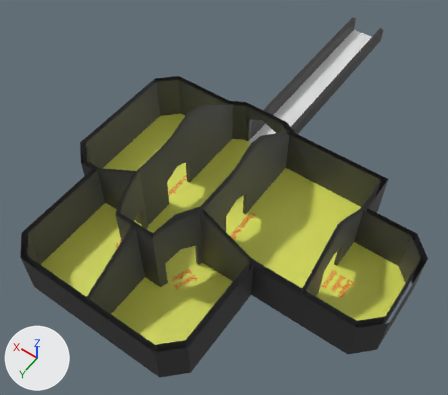
The Blender file Assets/Models/ShaderCastle/Buffer.blend, before and after one commit.
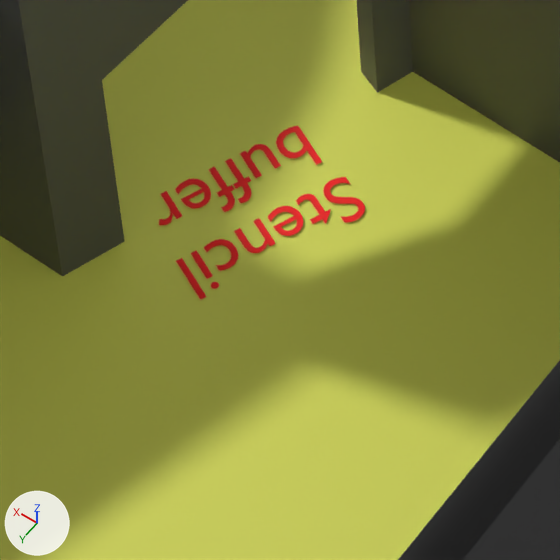
The first picture shows the older version from a camera (50 mm lens) standing at (-14.0, 23.2, 29.8) and looking at (-0.7, 4.7, 0.7). The close-ups show the older and then the newer version on the part from 34% to 49% of the width and 64% to 81% of the height of that picture. Only the edits that show in the close-ups are written down. Arrows for +X, +Y and +Z are at lower left; the lights stay in place.

Before the edit, the objects in view are built like this:
```python
me_plane_006 = bpy.data.meshes.new('Plane.006')
me_plane_006.from_pydata(...)  # 107 vertices, 57 faces; spans x -8.4..5.2, y -0.2..15.0, z 3.0..5.6
me_plane_006.materials.append(mat_wall_inside)  # dark grey #4f4f4f
me_plane_011 = bpy.data.meshes.new('Plane.011')
me_plane_011.from_pydata(...)  # 371 vertices, 294 faces; spans x -12.5..7.5, y -15.0..15.3, z 0.0..3.0
# faces by material slot: [78, 209, 5, 2]
me_plane_011.materials.append(mat_wall_outside)  # dark grey #333333
me_plane_011.materials.append(mat_wall_inside)  # dark grey #4f4f4f
me_plane_011.materials.append(mat_floor_inside)  # yellow #e2e75c
me_plane_011.materials.append(mat_floor_outside)  # white #e7e7e7
txt_text_002 = bpy.data.curves.new('Text.002', 'FONT')
txt_text_002.body = 'Stencil\nbuffer'
txt_text_002.materials.append(mat_red)  # red #ff0000
txt_text_002.align_x = 'CENTER'
txt_text_002.align_y = 'CENTER'
txt_text_002.size = 0.5
ob_floor_0__col = bpy.data.objects.new('Floor 0 -col', me_plane_011)
ob_floor_0__col.location = (0.0, 0.0, 0.0)
ob_floor_1__col = bpy.data.objects.new('Floor 1 -col', me_plane_006)
ob_floor_1__col.location = (0.0, 0.0, 0.0)
ob_text_001 = bpy.data.objects.new('Text.001', txt_text_002)
ob_text_001.location = (-1.9, 10.167, 0.02)
ob_text_001.rotation_euler = (0.0, 0.0, 1.165)  # degrees (0, 0, 67)
```
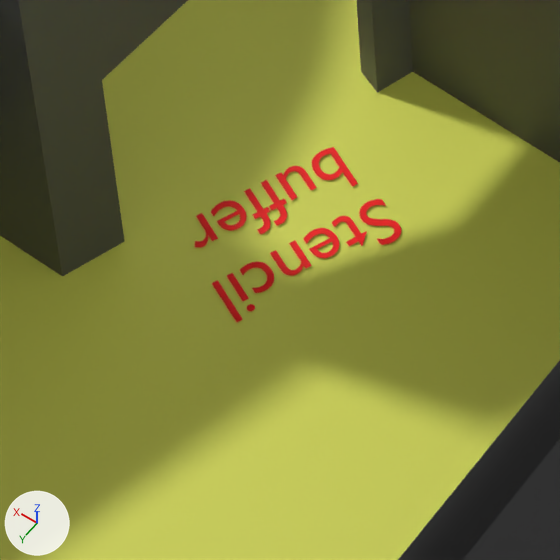
Diff of the bpy script that builds the scene:
```diff
--- a/Assets/Models/ShaderCastle/Buffer.blend.py
+++ b/Assets/Models/ShaderCastle/Buffer.blend.py
@@ ob_text_001 @@
 ob_text_001 = bpy.data.objects.new('Text.001', txt_text_002)
-ob_text_001.location = (-1.9, 10.167, 0.02)
+ob_text_001.location = (-2.196, 10.162, 0.02)
 ob_text_001.rotation_euler = (0.0, 0.0, 1.165)  # degrees (0, 0, 67)
```

Boxes [x1, y1, x2, y2] around the edits, measured in the close-ups (560 x 560 px):
'Text.001', moved: before [159, 126, 365, 300]; after [195, 147, 401, 322]
